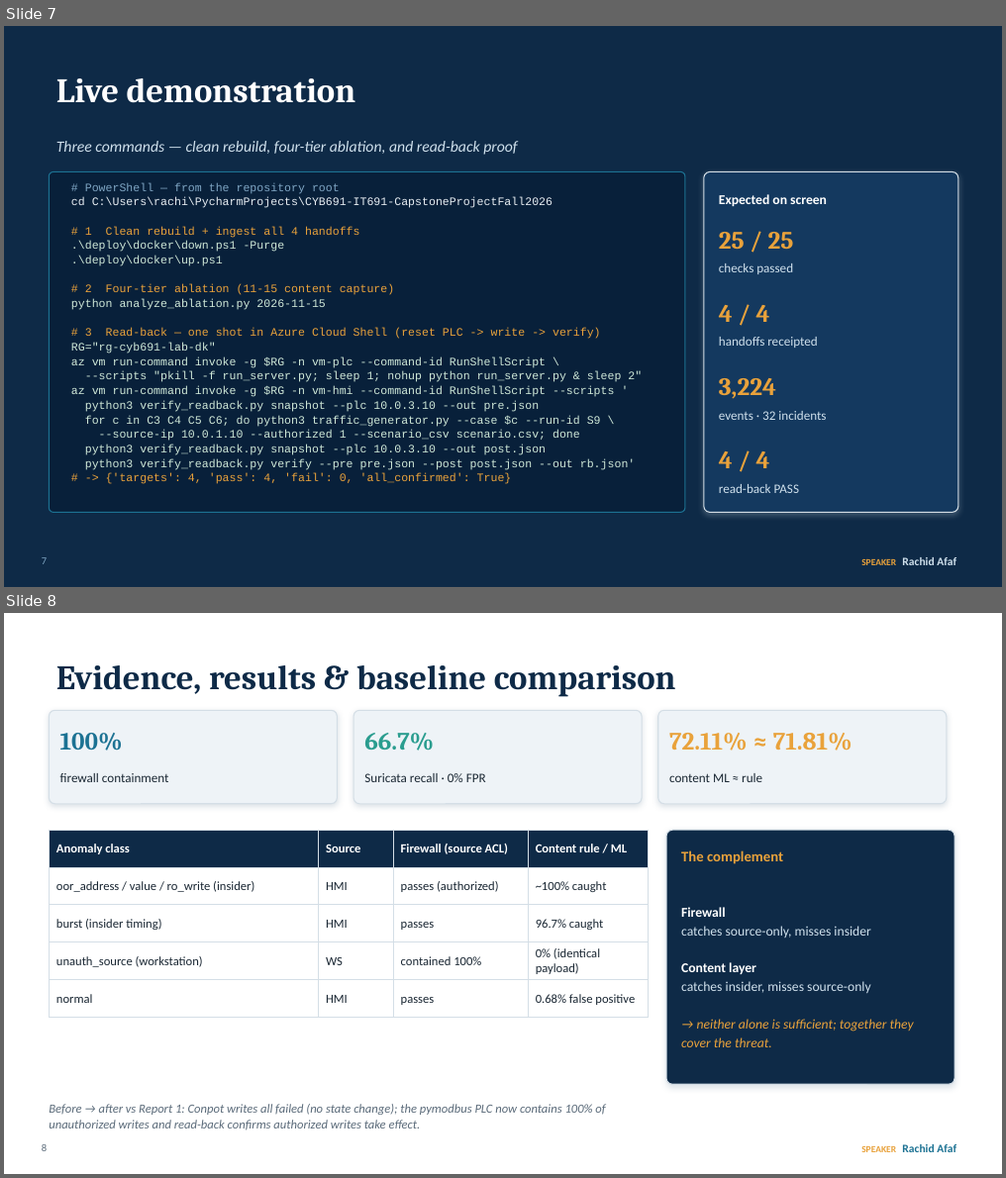
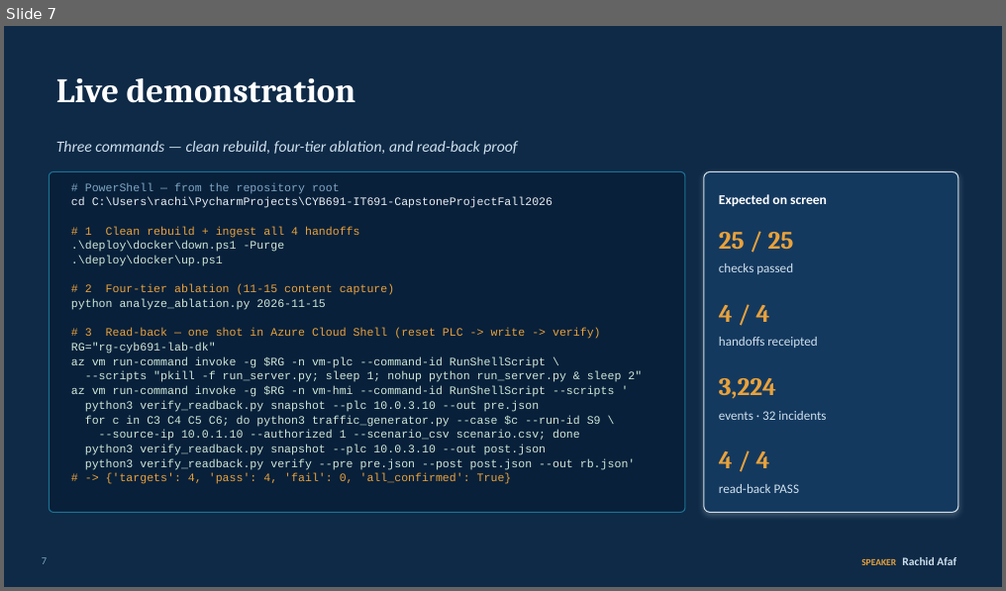
Before and after one commit to rachidafaf/CYB691-IT691-CapstoneProjectFall2026, a slide deck: docs/Team4_Capstone_Presentation.pptx. Shown one above the other, each under a label of ours: slides 7 and 8 before the commit, slide 7 after it. The pictures are 1006x1178 and 1006x591 pixels, drawn with LibreOffice and Linux fonts; fonts in the diff are those of the drawing. Boxes give left, top, right and bottom in pixels: in the first picture for what was removed or moved away, otherwise in the second. Text is boxed around its words. In the diff, an @@ line names an element or a change of style, - is before the commit and + after.

```diff
--- a/docs/Team4_Capstone_Presentation.pptx
+++ b/docs/Team4_Capstone_Presentation.pptx
@@ slide 8 removed at box(4, 613, 1002, 1174), background #FFFFFF @@
@@ text removed at box(56, 665, 676, 697) @@
-Evidence, results & baseline comparison
@@ rounded rectangle removed at box(49, 710, 338, 804) @@
@@ rounded rectangle removed at box(353, 710, 642, 804) @@
@@ rounded rectangle removed at box(658, 710, 946, 804) @@
@@ text removed at box(60, 733, 123, 751) @@
-100%
@@ text removed at box(364, 733, 434, 751) @@
-66.7%
@@ text removed at box(669, 733, 852, 751) @@
-72.11% ≈ 71.81%
@@ text removed at box(60, 773, 169, 782) @@
-firewall containment
@@ text removed at box(364, 773, 486, 782) @@
-Suricata recall · 0% FPR
@@ text removed at box(669, 773, 762, 782) @@
-content ML ≈ rule
@@ table removed at box(49, 830, 648, 1017), 5 rows, 4 columns @@
-Anomaly class | Source | Firewall (source ACL) | Content rule / ML
-oor_address / value / ro_write (insider) | HMI | passes (authorized) | ~100% caught
-burst (insider timing) | HMI | passes | 96.7% caught
-unauth_source (workstation) | WS | contained 100% | 0% (identical payload)
-normal | HMI | passes | 0.68% false positive
@@ rounded rectangle removed at box(666, 830, 954, 1084) @@
@@ text removed at box(681, 851, 783, 864) @@
-The complement
@@ text removed at box(681, 907, 914, 1048) @@
-Firewall
-catches source-only, misses insider
-Content layer
-catches insider, misses source-only
-→ neither alone is sufficient; together they cover the threat.
@@ text removed at box(49, 1104, 605, 1131) @@
-Before → after vs Report 1: Conpot writes all failed (no state change); the pymodbus PLC now contains 100% of unauthorized writes and read-back confirms authorized writes take effect.
@@ text removed at box(42, 1145, 47, 1152) @@
-8
@@ text removed at box(861, 1145, 956, 1153) @@
-SPEAKER Rachid Afaf
```
Also in this commit, not shown: 2 slides changed, 1 other slide removed, 9 other files.
